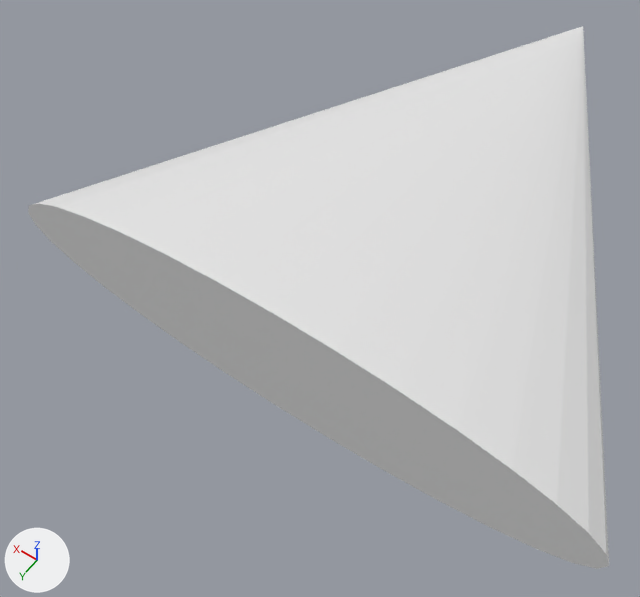
The Blender file MENTORING3/Assets/Flocking/Models/Boid.blend as it was, and as the next commit left it.
Camera for both pictures: a camera (50 mm lens) standing at (-0.91, 1.12, 1.13) and looking at (0.12, -0.31, -1.12). The lights are fixed; the arrows at lower left show +X, +Y and +Z.

Script lines for the objects in view, before the commit:
```python
me_cone = bpy.data.meshes.new('Cone')
me_cone.from_pydata(...)  # 33 vertices, 33 faces; spans x -1.0..1.0, y -1.94..0.06, z -1.17..-0.71
ob_cone = bpy.data.objects.new('Cone', me_cone)
ob_cone.location = (0.0, 0.0, 0.0)
```
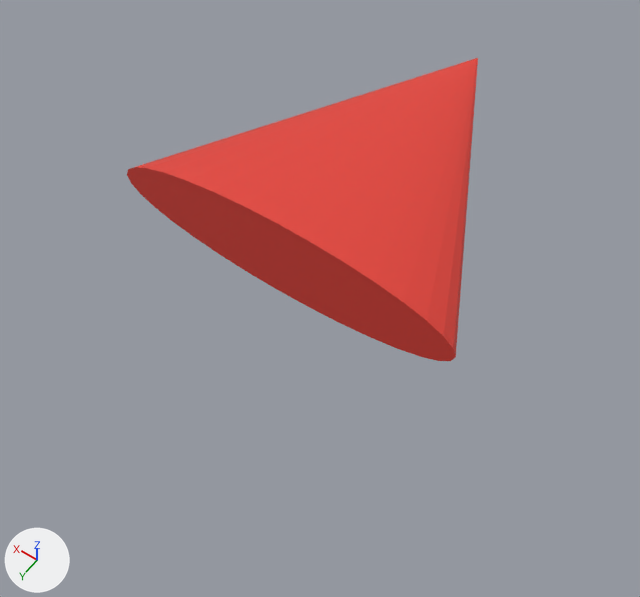
Diff of the bpy script that builds the scene:
```diff
--- a/MENTORING3/Assets/Flocking/Models/Boid.blend.py
+++ b/MENTORING3/Assets/Flocking/Models/Boid.blend.py
@@ mat_material @@
+mat_material = principled_material('Material')
+mat_material.base_color = (0.8, 0.0563, 0.0402)  # red #e74338
@@ me_cone @@
 me_cone.from_pydata(...)  # 33 vertices, 33 faces; spans x -1.0..1.0, y -1.94..0.06, z -1.17..-0.71
+me_cone.materials.append(mat_material)  # red #e74338
@@ ob_cone @@
 ob_cone.location = (0.0, 0.0, 0.0)
+ob_cone.scale = (0.5, 0.499, 0.546)
```

Boxes (x1, y1, x2, y2) around the edits, measured in the pictures (640 x 597 px):
'Cone', recoloured, rescaled (40% narrower, 44% shorter)
    before: (28, 26, 609, 569)
    after: (127, 58, 478, 361)
